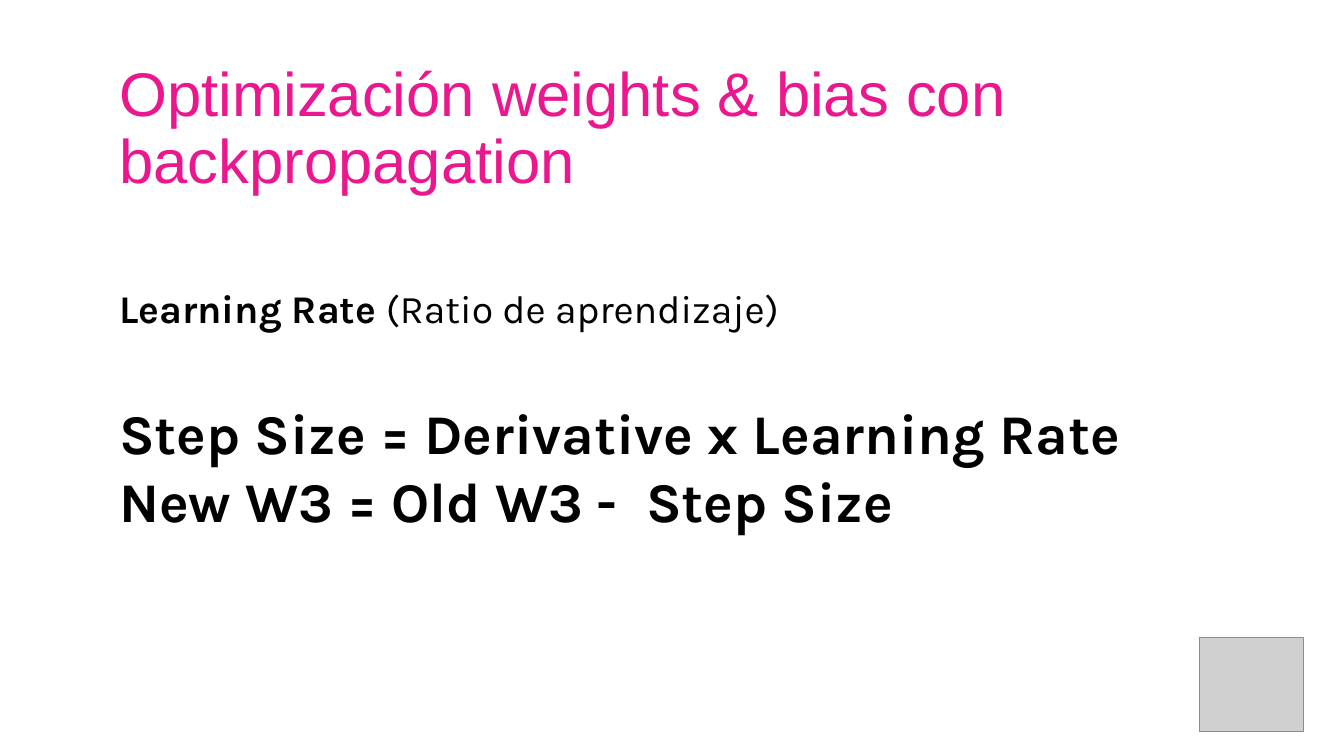
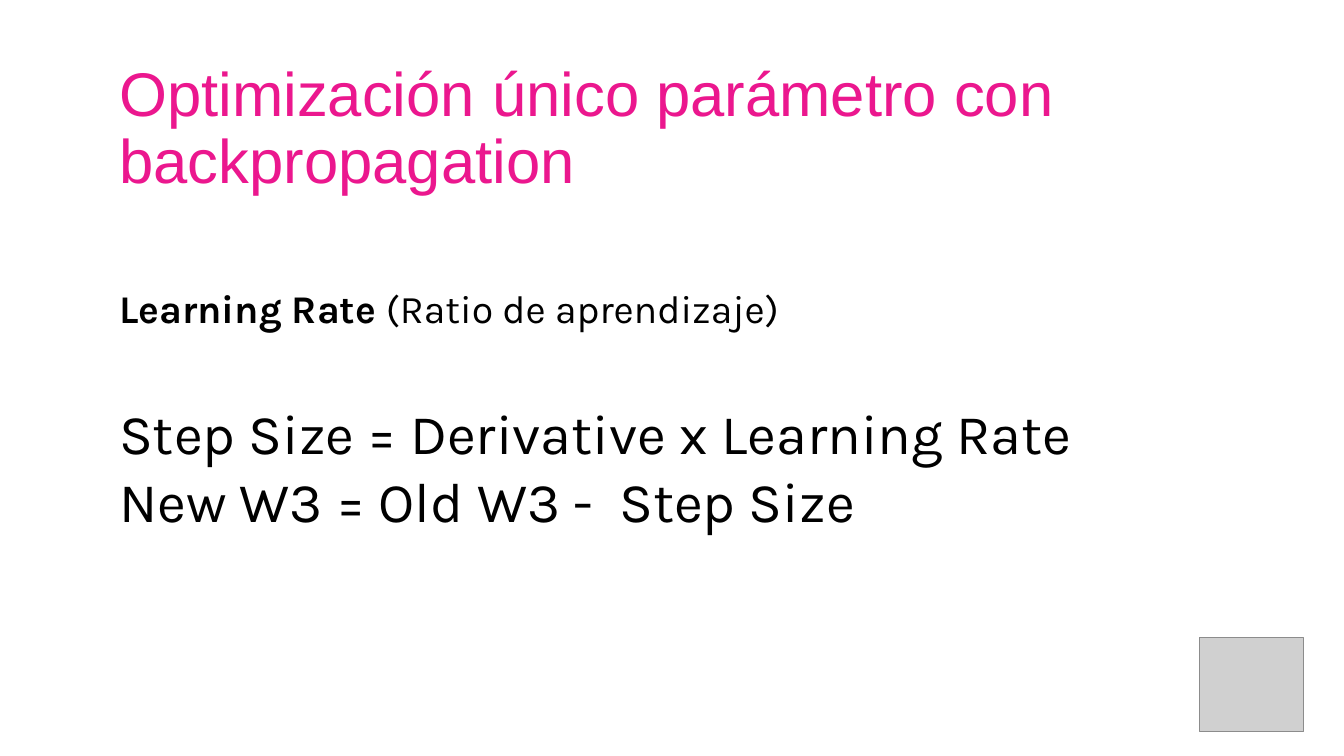
Before and after one commit to AISC-Madrid/workshop-materials, a slide deck: slide 58 of Neural Networks/Slides.pptx (slide 56 before the commit). Drawn at 1344x756 pixels with LibreOffice and Linux fonts; fonts in the diff are those of the drawing; grey boxes stand for pictures. Boxes give left, top, right and bottom in pixels: in the first picture for what was removed or moved away, otherwise in the second. Text is boxed around its words. In the diff, an @@ line names an element or a change of style, - is before the commit and + after.

```diff
--- a/Neural Networks/Slides.pptx
+++ b/Neural Networks/Slides.pptx
@@ text at (119,70,1053,195): text changed @@
-Optimización weights & bias con backpropagation
+Optimización único parámetro con backpropagation
@@ text at (119,415,1071,535): bold off in "Step Size = Derivative x Learning Rate", "New W3 = Old W3 - Step ..." @@
```
Also in this commit, not shown: 61 other slides changed, 6 slides added, 8 slides removed, 1 other file.
